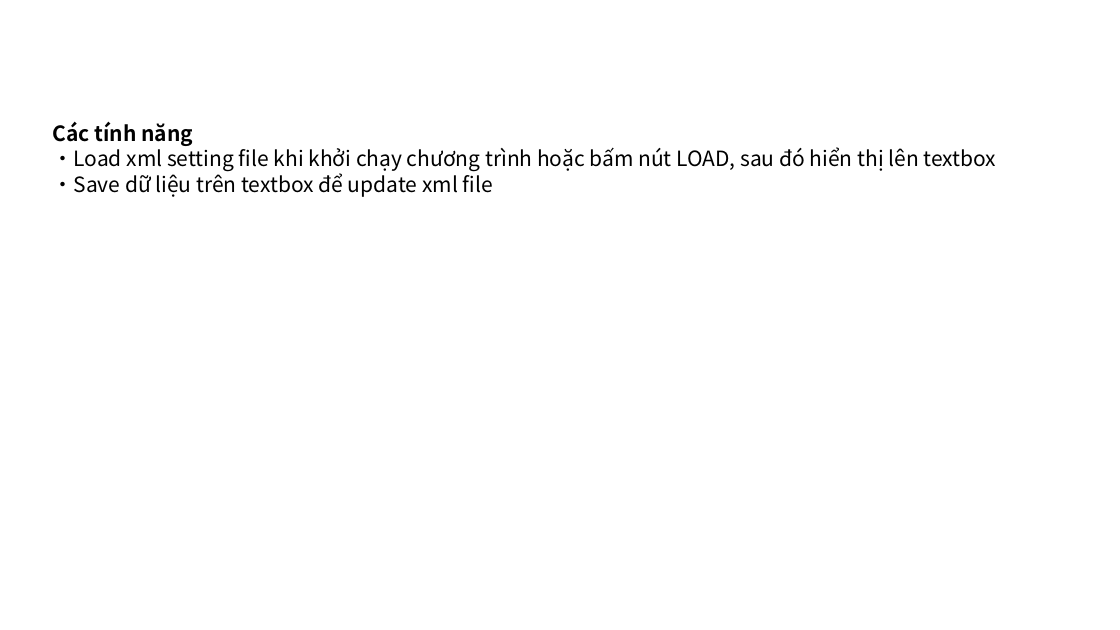
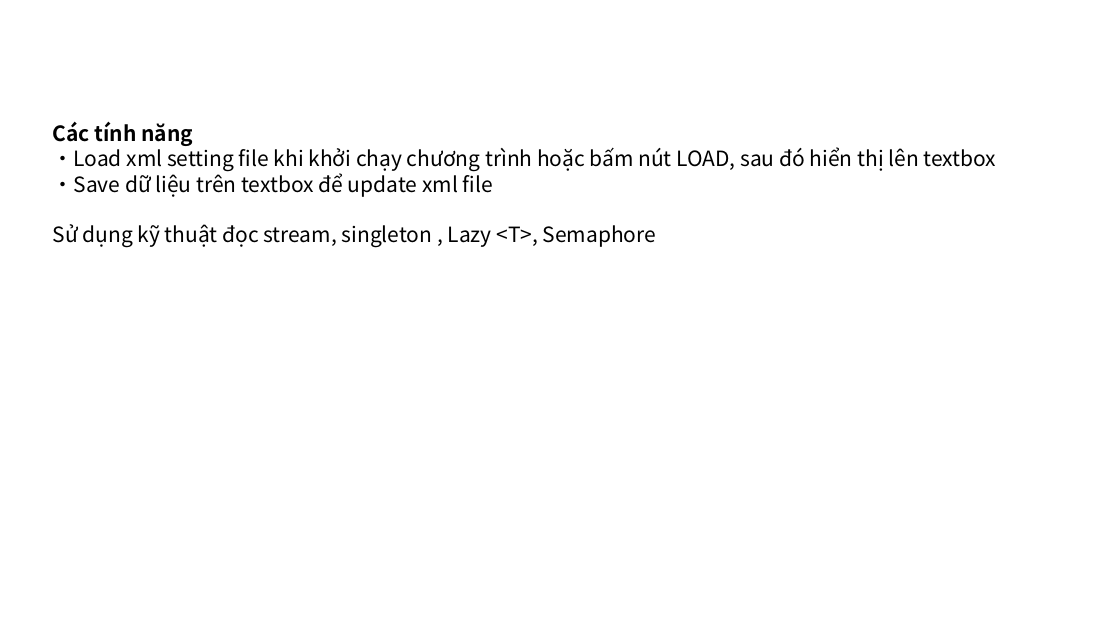
Before and after one commit to cuonghv2010/Csharp, a slide deck: slide 1 of basic/xmlSettingFile_Singleton_Semaphore/readme.pptx. Drawn at 1120x630 pixels with LibreOffice and Linux fonts; fonts in the diff are those of the drawing. Boxes give left, top, right and bottom in pixels: in the first picture for what was removed or moved away, otherwise in the second. Text is boxed around its words. In the diff, an @@ line names an element or a change of style, - is before the commit and + after.

Commit message:
Implement semaphore for load and save xml setting file

```diff
--- a/basic/xmlSettingFile_Singleton_Semaphore/readme.pptx
+++ b/basic/xmlSettingFile_Singleton_Semaphore/readme.pptx
@@ text at box(53, 224, 656, 247): paragraph added @@
+Sử dụng kỹ thuật đọc stream, singleton , Lazy <T>, Semaphore
```
Also in this commit, not shown: 1 slide added, 1 slide removed, 20 other files.
